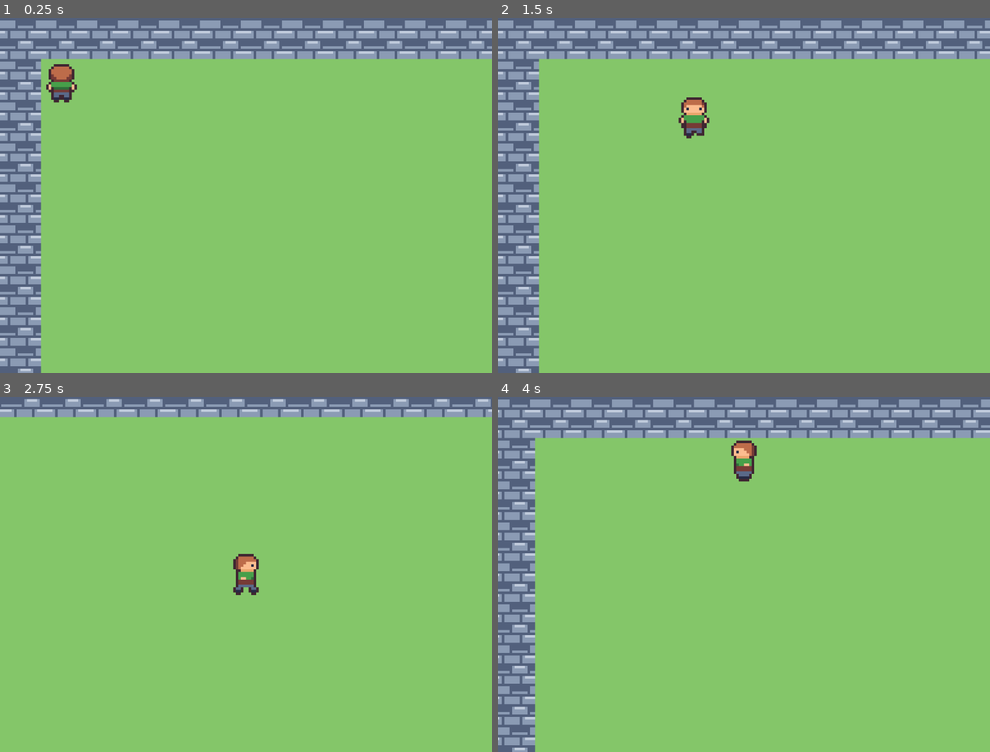
Above: before the commit, frames 1-4 (two rows, left to right).
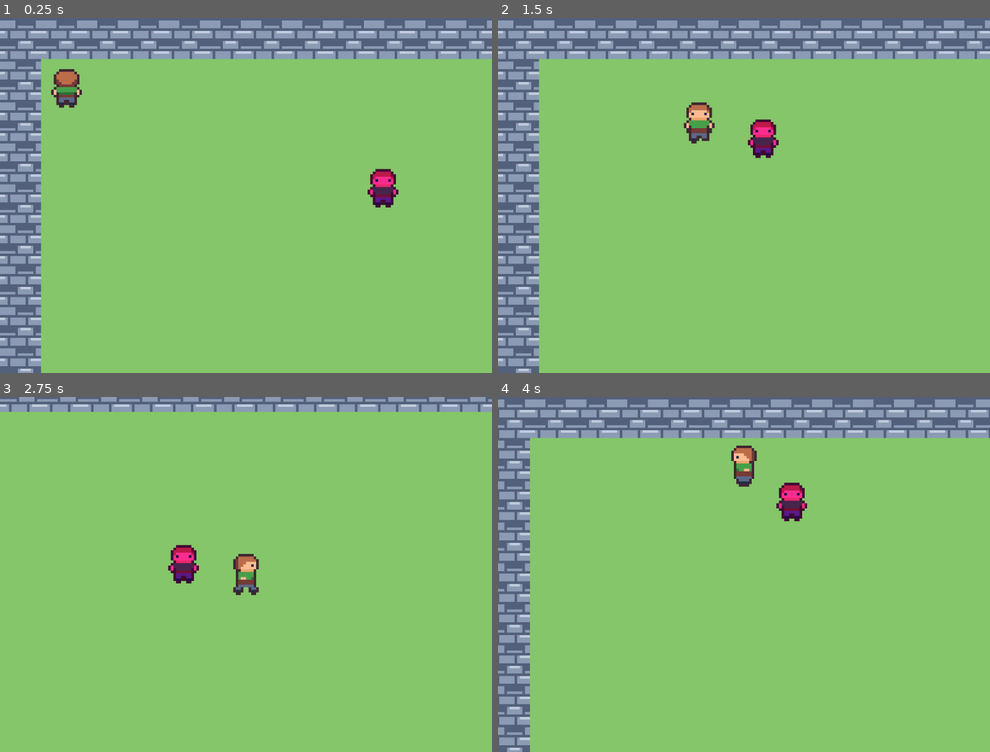
Above: after the commit, the same moments.

Repository: SilvioGobo/projeto-jogos-digitais-p2
Game: Godot game, scene res://scenes/vila.tscn
The game is run twice, just before and just after one commit, with the same random seed, the same clock (stepped at 60 frames per second) and the same inputs.
Inputs:
- Up to frame 1 (0.25 s): no input
- Up to frame 2 (1.5 s): hold D (right) 0.53-1.28 s; hold S (down) from 1.28 s (still down)
- Up to frame 3 (2.75 s): release S (down) at 2.03 s; hold D (right) from 2.03 s (still down)
- Up to frame 4 (4 s): release D (right) at 2.78 s; hold W (up) 2.78-3.53 s; hold A (left) from 3.53 s (still down)

The runs differ from the first frame. In frame 1, 1.1% of the frame differs, in the area x 9-81%, y 12-54%; in frame 2, 1.2%; in frame 3, 4.6%; in frame 4, 5.9%, in the area x 0-100%, y 0-100%.

Commit message:
feat: inserindo inimigo - sem sprite definida

Diff:
--- /dev/null
+++ b/killer-bees/entities/inimigo.tscn
@@ -0,0 +1,25 @@
+[gd_scene format=3 uid="uid://b7x16gbxyocx8"]
+
+[ext_resource type="Script" uid="uid://df81gde1yxw1p" path="res://scripts/inimigo.gd" id="1_dc5j5"]
+[ext_resource type="Texture2D" uid="uid://c3xmtv624kk4o" path="res://sprites/assets-vila/personagem.png" id="1_yagdu"]
+
+[sub_resource type="RectangleShape2D" id="RectangleShape2D_yagdu"]
+size = Vector2(10, 6)
+
+[node name="Inimigo" type="CharacterBody2D" unique_id=211399279 groups=["inimigo"]]
+position = Vector2(59, 23)
+collision_layer = 4
+collision_mask = 5
+motion_mode = 1
+script = ExtResource("1_dc5j5")
+
+[node name="CollisionShape2D" type="CollisionShape2D" parent="." unique_id=276541445]
+position = Vector2(0, 5)
+shape = SubResource("RectangleShape2D_yagdu")
+
+[node name="Sprite2D" type="Sprite2D" parent="." unique_id=1394953539]
+modulate = Color(1, 0.23529412, 1, 1)
+z_index = 1
+texture = ExtResource("1_yagdu")
+hframes = 4
+vframes = 4
--- a/killer-bees/entities/player.tscn
+++ b/killer-bees/entities/player.tscn
@@ -141,7 +141,7 @@
 "speed": 8.0
 }]
 
-[node name="Player" type="CharacterBody2D" unique_id=1418413633]
+[node name="Player" type="CharacterBody2D" unique_id=1418413633 groups=["jogador"]]
 position = Vector2(23, 10)
 motion_mode = 1
 script = ExtResource("1_b0kkn")
--- a/killer-bees/project.godot
+++ b/killer-bees/project.godot
@@ -51,6 +51,12 @@
 ]
 }
 
+[layer_names]
+
+2d_physics/layer_1="mundo"
+2d_physics/layer_2="jogador"
+2d_physics/layer_3="inimigo"
+
 [physics]
 
 3d/physics_engine="Jolt Physics"
--- a/killer-bees/scenes/vila.tscn
+++ b/killer-bees/scenes/vila.tscn
@@ -2,6 +2,7 @@
 
 [ext_resource type="Texture2D" uid="uid://g1cn3hurysdg" path="res://sprites/assets-vila/tiny-town.png" id="1_s03bs"]
 [ext_resource type="PackedScene" uid="uid://dgewyg0m6k5sf" path="res://entities/player.tscn" id="2_88362"]
+[ext_resource type="PackedScene" uid="uid://b7x16gbxyocx8" path="res://entities/inimigo.tscn" id="3_22uim"]
 
 [sub_resource type="TileSetAtlasSource" id="TileSetAtlasSource_88362"]
 texture = ExtResource("1_s03bs")
@@ -155,5 +156,8 @@
 tile_map_data = PackedByteArray("AAAAAAAAAAAGAAoAAAAAAAEAAAAGAAoAAAAAAAIAAAAGAAoAAAAAAAMAAAAGAAoAAAAAAP//AAAGAAoAAAABAP …(2000 unchanged characters)…
 tile_set = SubResource("TileSet_8w0r3")
 
+[node name="Inimigo" parent="." unique_id=211399279 instance=ExtResource("3_22uim")]
+position = Vector2(159, 53)
+
 [node name="Player" parent="." unique_id=1418413633 instance=ExtResource("2_88362")]
-position = Vector2(24, 9)
+position = Vector2(26, 11)
--- /dev/null
+++ b/killer-bees/scripts/inimigo.gd
@@ -0,0 +1,16 @@
+extends CharacterBody2D
+
+@export var velocidade: float = 40.0
+var jogador: Node2D = null
+
+func _ready() -> void:
+	# O inimigo procura o jogador na cena assim que o jogo começa
+	jogador = get_tree().get_first_node_in_group("jogador")
+	print("O inimigo achou o alvo: ", jogador)
+
+func _physics_process(_delta: float) -> void:
+	if jogador:
+		# Calcula a direção exata até o jogador e anda até ele
+		var direcao = global_position.direction_to(jogador.global_position)
+		velocity = direcao * velocidade
+		move_and_slide()
Not shown, added: killer-bees/scripts/inimigo.gd.uid
